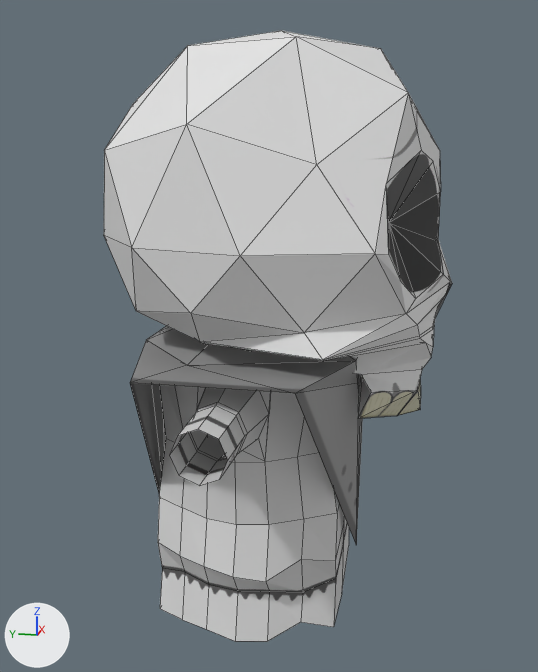
One commit to the Blender file PAck-Ghost.blend: the scene before it, then after it.
Both versions are drawn from a 50 mm lens placed at (-5.12, -1.09, 3.87), pointed at (0.01, -0.06, 2.58). Lighting does not change. The marker at lower left points along +X, +Y and +Z. Mesh edges are drawn as thin lines.

Names of what the first picture shows: 'Icosphere', 'Skull'.
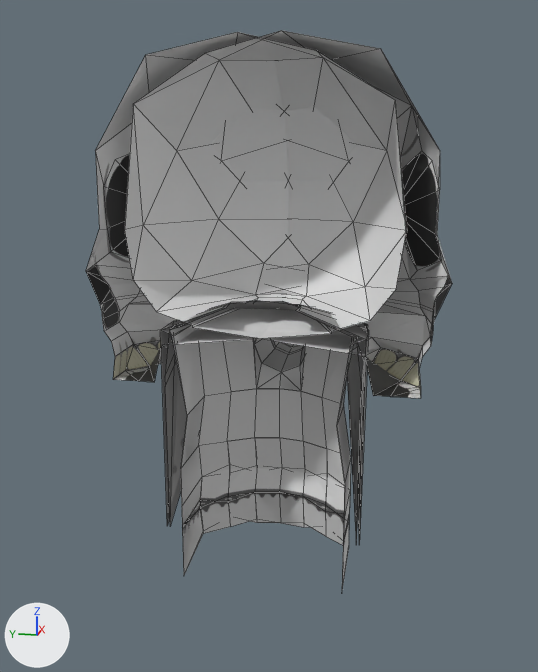
The edits, one by one:
me_icosphere has 76 vertices, 88 faces and spans x -0.501..0.662, y 0.0..0.604, z 1.093..2.322.
me_icosphere is used by ob_skull; location (0.0, 0.0, 0.0); rotation (0.0, 0.0, -1.571), in degrees (0, 0, -90); scale (2.0, 2.0, 2.0).
me_icosphere part 1: the whole mesh is turned -90 degrees about the z axis through the mesh origin and scaled by 2.
me_icosphere_001 has 113 vertices, 111 faces and spans x -0.76..0.74, y 0.0..1.58, z 0.57..2.78.
me_icosphere_001 is used by ob_icosphere; location (0.0, 0.0, 0.0); rotation (0.0, 0.0, -1.571), in degrees (0, 0, -90).
me_icosphere_001 part 2: the whole mesh is turned -90 degrees about the z axis through the mesh origin.
Object 'Skull' (ob_skull) turns from (0, 0, -90) to (0, 0, 0) degrees about x, y and z.
Object 'Skull' (ob_skull) is rescaled from (2.0, 2.0, 2.0) to (1.0, 1.0, 1.0).
Object 'Icosphere' (ob_icosphere) turns from (0, 0, -90) to (0, 0, 0) degrees about x, y and z.

What differs and where, as boxes [x1, y1, x2, y2] in the pictures (538 x 672 px):
'Skull', turned, rescaled
    before: [104, 30, 452, 419]
    after: [86, 30, 452, 399]
'Icosphere', turned
    before: [130, 326, 363, 642]
    after: [160, 300, 369, 589]
